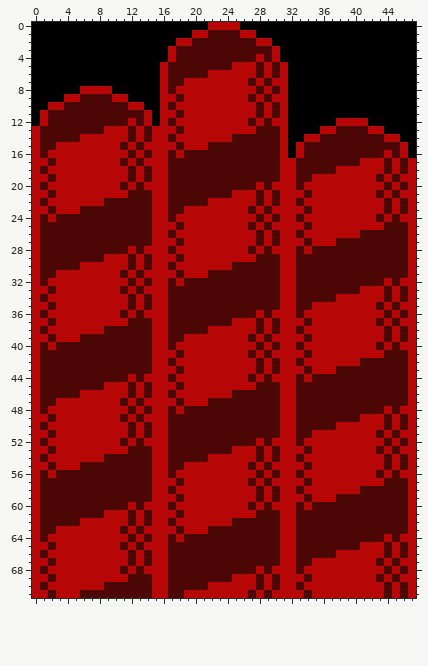
Sprite sheet: assets/images/Mound/Mound1.png. The picture above was drawn from the file before the commit.
The file is 48x72 pixels.
The same view after the edit:
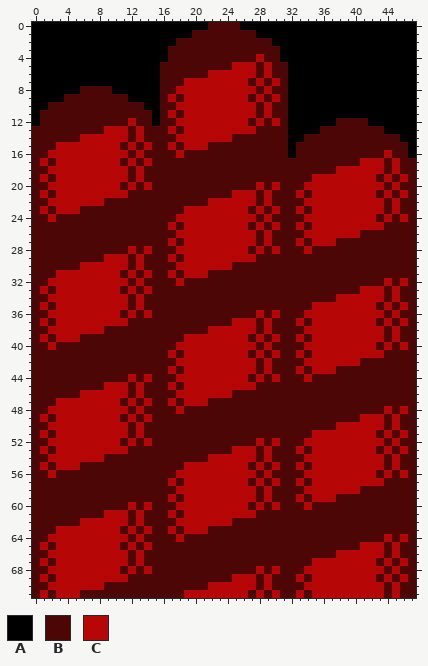
Palette (. is transparent): A #000000  B #4c0606  C #b60606
The exact change:
Changed rows in their new state; - is an unchanged pixel.
first column x 0:
 0 ----------------------BBBB----------------------
 1 --------------------BB----BB--------------------
 2 ------------------BB--------BB------------------
 3 -----------------B------------B-----------------
 4 -----------------B------------B-----------------
 5 ----------------B--------------B----------------
 6 ----------------B--------------B----------------
 7 ----------------B--------------B----------------
 8 ------BBBB------B--------------B----------------
 9 ----BB----BB----B--------------B----------------
10 --BB--------BB--B--------------B----------------
11 -B------------B-B--------------B----------------
12 -B------------B-B--------------B------BBBB------
13 B--------------BB--------------B----BB----BB----
14 B--------------BB--------------B--BB--------BB--
15 B--------------BB--------------B-B------------B-
16 B--------------BB--------------B-B------------B-
17 B--------------BB--------------BB--------------B
18 B--------------BB--------------BB--------------B
19 B--------------BB--------------BB--------------B
20 B--------------BB--------------BB--------------B
21 B--------------BB--------------BB--------------B
22 B--------------BB--------------BB--------------B
23 B--------------BB--------------BB--------------B
24 B--------------BB--------------BB--------------B
25 B--------------BB--------------BB--------------B
26 B--------------BB--------------BB--------------B
27 B--------------BB--------------BB--------------B
28 B--------------BB--------------BB--------------B
29 B--------------BB--------------BB--------------B
30 B--------------BB--------------BB--------------B
31 B--------------BB--------------BB--------------B
32 B--------------BB--------------BB--------------B
33 B--------------BB--------------BB--------------B
34 B--------------BB--------------BB--------------B
35 B--------------BB--------------BB--------------B
36 B--------------BB--------------BB--------------B
37 B--------------BB--------------BB--------------B
38 B--------------BB--------------BB--------------B
39 B--------------BB--------------BB--------------B
40 B--------------BB--------------BB--------------B
41 B--------------BB--------------BB--------------B
42 B--------------BB--------------BB--------------B
43 B--------------BB--------------BB--------------B
44 B--------------BB--------------BB--------------B
45 B--------------BB--------------BB--------------B
46 B--------------BB--------------BB--------------B
47 B--------------BB--------------BB--------------B
48 B--------------BB--------------BB--------------B
49 B--------------BB--------------BB--------------B
50 B--------------BB--------------BB--------------B
51 B--------------BB--------------BB--------------B
52 B--------------BB--------------BB--------------B
53 B--------------BB--------------BB--------------B
54 B--------------BB--------------BB--------------B
55 B--------------BB--------------BB--------------B
56 B--------------BB--------------BB--------------B
57 B--------------BB--------------BB--------------B
58 B--------------BB--------------BB--------------B
59 B--------------BB--------------BB--------------B
60 B--------------BB--------------BB--------------B
61 B--------------BB--------------BB--------------B
62 B--------------BB--------------BB--------------B
63 B--------------BB--------------BB--------------B
64 B--------------BB--------------BB--------------B
65 B--------------BB--------------BB--------------B
66 B--------------BB--------------BB--------------B
67 B--------------BB--------------BB--------------B
68 B--------------BB--------------BB--------------B
69 B--------------BB--------------BB--------------B
70 B--------------BB--------------BB--------------B
71 B--------------BB--------------BB--------------B
Pixel boxes of the changes (left, top, right, bottom) in both pictures:
changed: (32, 22, 416, 598)
